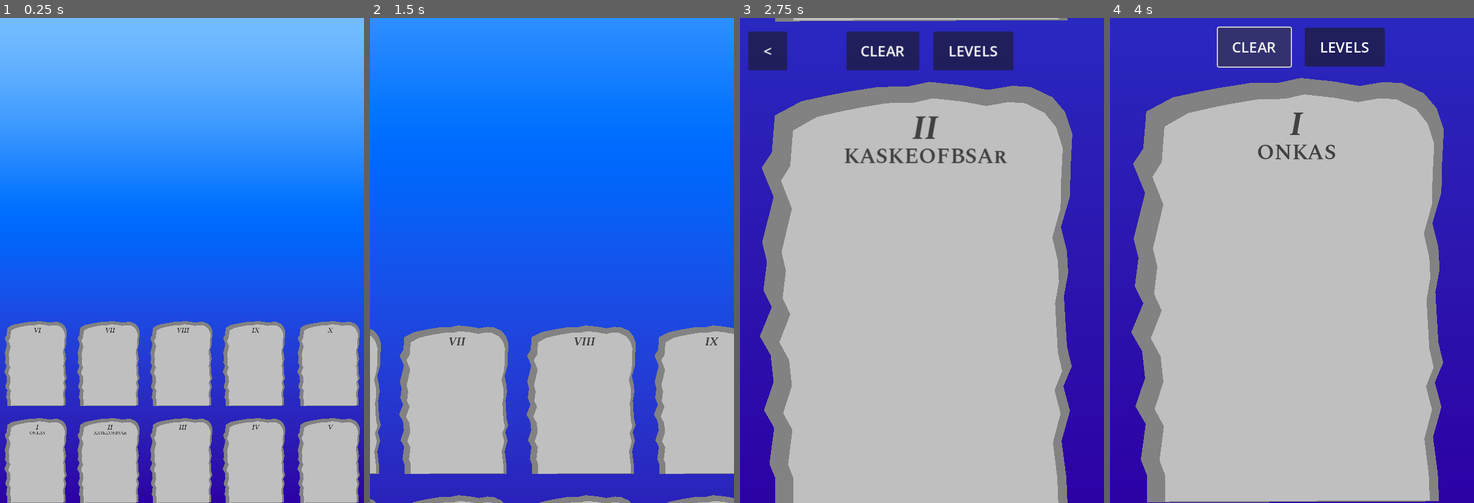
Above: before the commit, frames 1-4 (left to right).
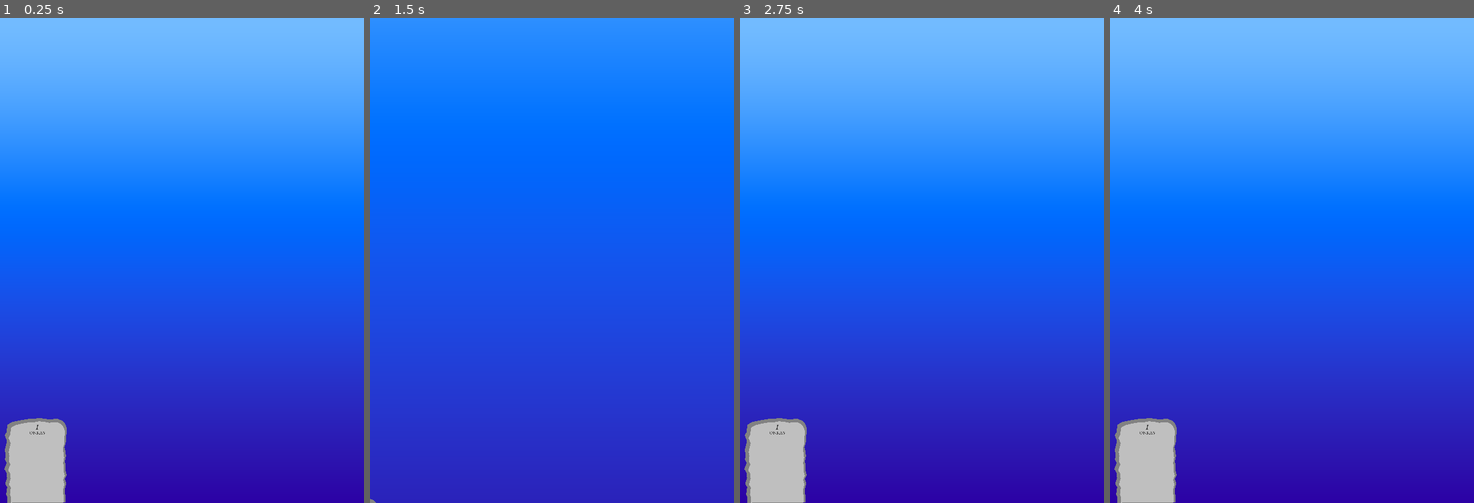
Above: after the commit, the same moments.

Repository: foolmoron/EtsaDjavul
Game: Godot game, scene res://main.tscn
Same seed, same stepped clock (60 frames per second), same inputs: the game is played once before the commit and once after it.
Inputs (mouse positions are in pixels of both pictures, inside the frame that each line leads up to):
- Up to frame 1 (0.25 s): no input
- Up to frame 2 (1.5 s): tap Enter at 0.5 s; move the mouse to (406, 469) at 0.52 s; click (406, 469) at 0.67 s; click "LEVELS" at 1.25 s
- Up to frame 3 (2.75 s): tap Space at 2 s; move the mouse to (849, 469) at 2.02 s; click (849, 469) at 2.17 s
- Up to frame 4 (4 s): click (1139, 51) at 2.75 s, where only the run before the commit has a clickable "<"; click (1255, 47) at 3.5 s, where only the run before the commit has a clickable "CLEAR"

The runs differ from the first frame. In frame 1, 25% of the frame differs, in the area x 1-99%, y 62-100%; in frame 2, 25%; in frame 3, 97%; in frame 4, 97%, in the area x 0-100%, y 0-100%.

Commit message:
level prog

Diff:
--- a/GameManager.gd
+++ b/GameManager.gd
@@ -17,14 +17,17 @@
 const SAVE_FILE := "user://etsa.save"
 var save = {}
 var save_loaded := false
+var completed_id := 0
 
 func _enter_tree():
 	inst = self
 
 func _ready():
+	completed_id = get_save().completed_id
 	for l: Level in find_children("*", "Level", false):
 		levels.append(l)
 		l.level_id = levels.size()
+	update_completed()
 
 func _process(delta):
 	$Camera2D.global_position = lerp($Camera2D.global_position, pos_target, pos_lerp_speed)
@@ -38,8 +41,7 @@
 			save = {}
 		else:
 			var json := JSON.new()
-			var str := FileAccess.get_file_as_string(SAVE_FILE)
-			var res := json.parse(str)
+			var res := json.parse(FileAccess.get_file_as_string(SAVE_FILE))
 			if not res == OK:
 				save = {}
 			else:
@@ -47,6 +49,8 @@
 		# init
 		if not save.has("completed"):
 			save.completed = []
+		if not save.has("completed_id"):
+			save.completed_id = 0
 	return save
 
 func do_save():
@@ -62,3 +66,9 @@
 	else:
 		pos_target = pos_orig
 		zoom_target = zoom_orig
+
+func update_completed():
+	for l in levels:
+		var c := l.level_id <= (completed_id + 1)
+		l.set_process(c)
+		l.visible = c
--- a/Tablet/Level.gd
+++ b/Tablet/Level.gd
@@ -39,14 +39,14 @@
 	var is_level := GameManager.inst.current_level == level_id
 	var has_prev := level_id > 1
 	var has_next := level_id < GameManager.inst.levels.size() and ever_completed
-	$PrevButton.set_process(PROCESS_MODE_INHERIT if is_level and has_prev else PROCESS_MODE_DISABLED)
 	$PrevButton.visible = is_level and has_prev
-	$NextButton.set_process(PROCESS_MODE_INHERIT if is_level and has_next else PROCESS_MODE_DISABLED)
+	$PrevButton.set_process($PrevButton.visible )
 	$NextButton.visible = is_level and has_next
-	$LevelsButton.set_process(PROCESS_MODE_INHERIT if is_level else PROCESS_MODE_DISABLED)
+	$NextButton.set_process($NextButton.visible)
 	$LevelsButton.visible = is_level
-	$ClearButton.set_process(PROCESS_MODE_INHERIT if is_level else PROCESS_MODE_DISABLED)
+	$LevelsButton.set_process($LevelsButton.visible)
 	$ClearButton.visible = is_level
+	$ClearButton.set_process($ClearButton.visible)
 	pass
 
 func to_prev_level():
@@ -76,7 +76,11 @@
 	update_colors()
 	if not GameManager.inst.save.completed.has(level_name):
 		GameManager.inst.save.completed.append(level_name)
-		GameManager.inst.do_save()
+	if level_id > GameManager.inst.save.completed_id:
+		GameManager.inst.completed_id = level_id
+		GameManager.inst.save.completed_id = level_id
+		GameManager.inst.update_completed()
+	GameManager.inst.do_save()
 
 func update_colors():
 	$Shadow.color = complete_shadow_color if ever_completed else orig_shadow_color
